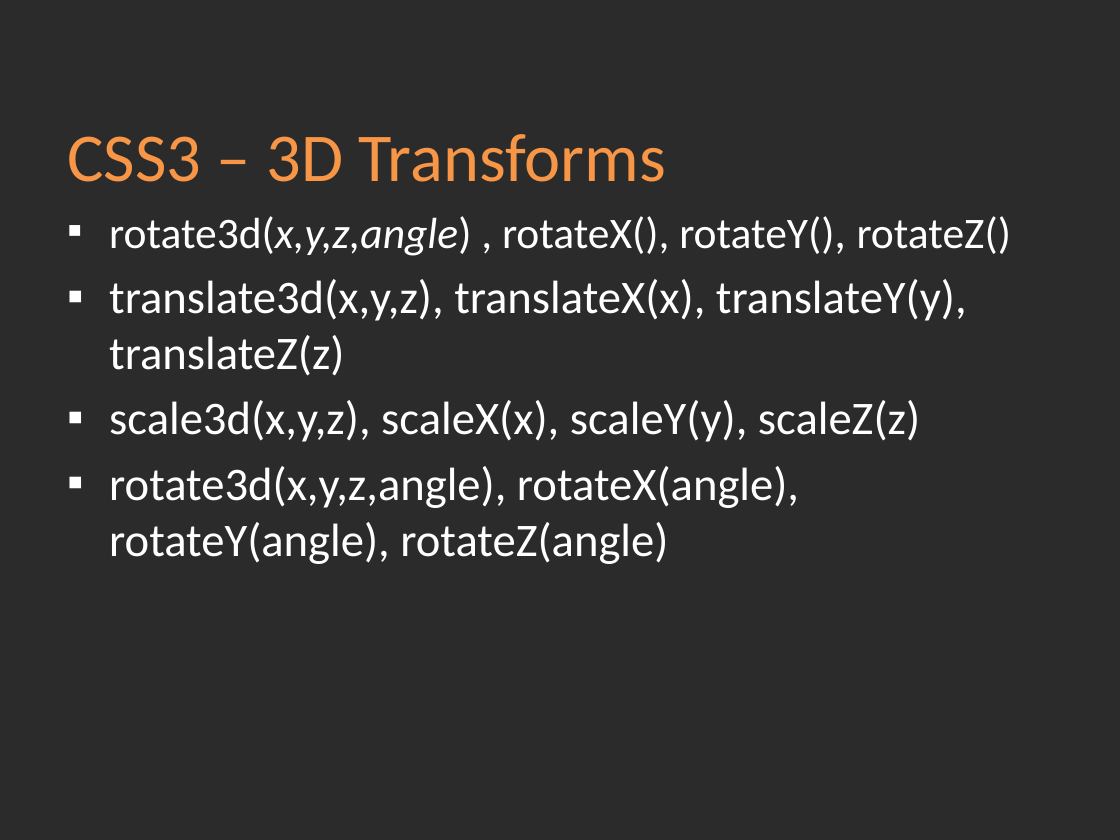
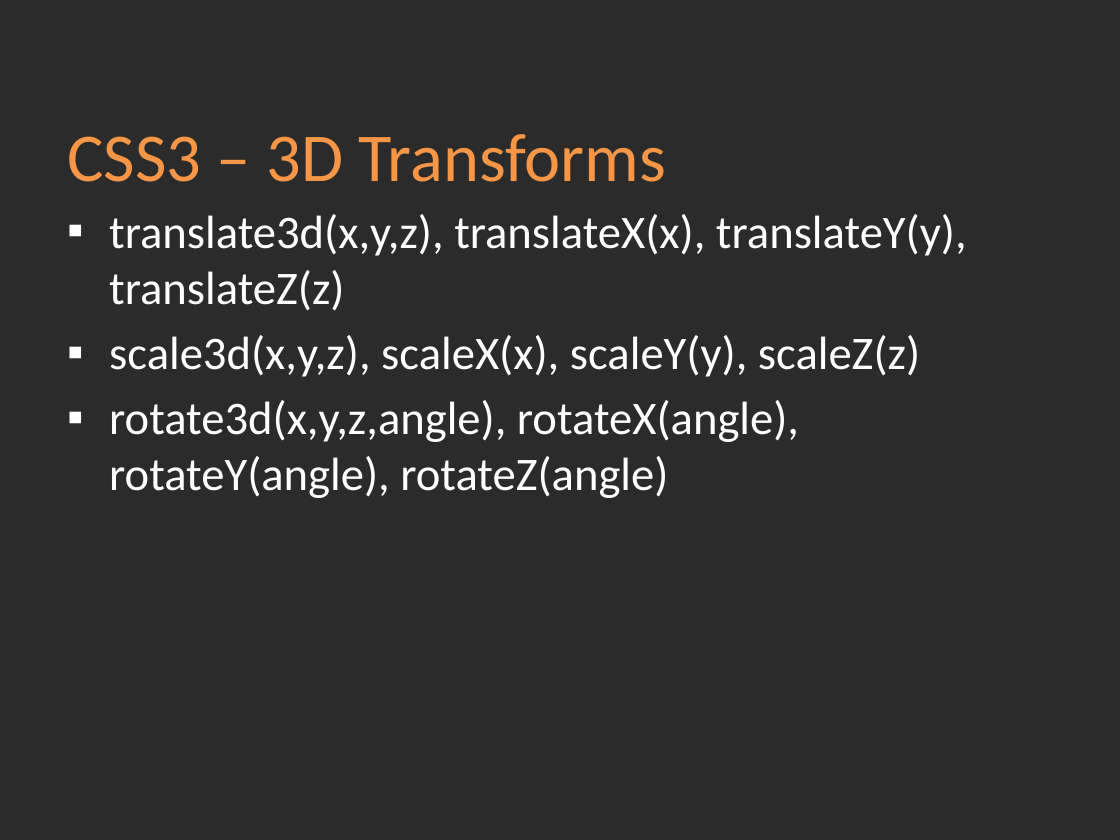
Before and after one commit to Academy-Soft-Intellect/Front-End-Course, a slide deck: slide 16 of 05-CSS3.pptx. Drawn at 1120x840 pixels with LibreOffice and Linux fonts; fonts in the diff are those of the drawing; background and template pictures are left out; a plain dark background stands for a picture behind light text. Boxes give left, top, right and bottom in pixels: in the first picture for what was removed or moved away, otherwise in the second. Text is boxed around its words. In the diff, an @@ line names an element or a change of style, - is before the commit and + after.

```diff
--- a/05-CSS3.pptx
+++ b/05-CSS3.pptx
@@ text at bbox=[109, 216, 1011, 256]: paragraph removed @@
-▪ rotate3d(x,y,z,angle) , rotateX(), rotateY(), rotateZ()
```
Also in this commit, not shown: 1 other slide changed, 6 other files.
